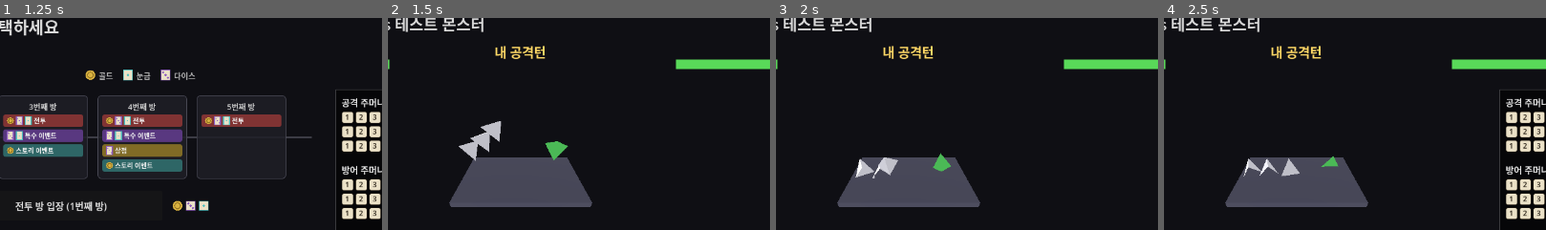
Above: before the commit, frames 1-4 (left to right).
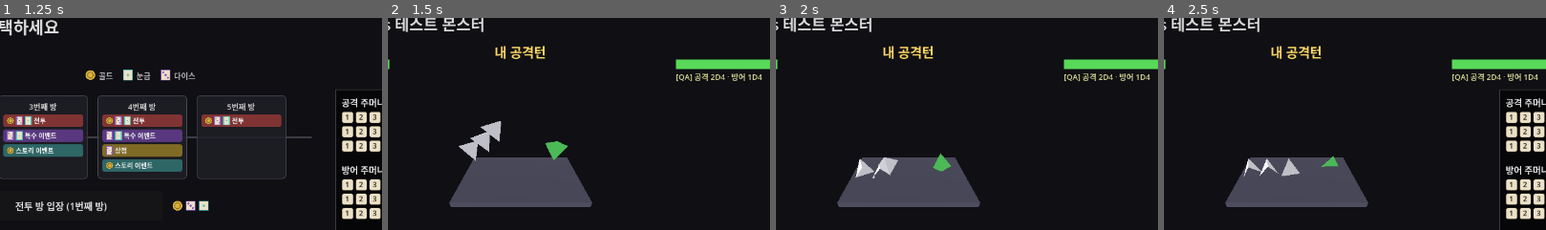
Above: after the commit, the same moments.

Repository: YGseok/ProjectD
Game: Godot game, scene res://code/scenes/character_select.tscn
The game is run twice, just before and just after one commit, with the same random seed, the same clock (stepped at 60 frames per second) and the same inputs.
Inputs:
- Up to frame 1 (1.25 s): click "던전 시작" at 0.5 s
- Up to frame 2 (1.5 s): click "전투 방 입장 (1번째 방)" at 1.25 s
- Up to frame 3 (2 s): no input
- Up to frame 4 (2.5 s): click "덱 보기" at 2 s
The pictures show only the part of the screen within x 33-83%, y 3-53%; the shares and areas given below are measured in that part.

Frame 1 is identical in both runs. In frame 2, 0.4% of the frame differs, in the area x 75-98%, y 26-30%; in frame 3, 0.4%; in frame 4, 0.4%.

Commit message:
feat: 전투 화면 몬스터 HP바 하단에 디버그용 스킬/다이스 정보 표시
INBOX.md 2026-09-14 피드백("몬스터 hp바 하단에 스킬/전투 정보를 알려준다,
개발용으로 추후 제거/간소화 가능")을 반영. combat_test.gd에 순수 함수
_monster_debug_info_text(config)를 추가해 몬스터의 공격/방어 다이스 구성과
기믹(분노 스택/고정값/극단)·보스 강화 여부를 문구로 보여주는
MonsterDebugInfoLabel을 몬스터 HP 막대 바로 아래에 배치. dice_test.gd에
회귀 검증 추가, 전체 PASS. STATUS.md/INBOX.md 인수인계 갱신 및 초과분
아카이브 이관.

Diff:
--- a/code/scenes/combat_test.gd
+++ b/code/scenes/combat_test.gd
@@ -67,6 +67,7 @@
 
 @onready var player_hp_label: Label = $PlayerHPLabel
 @onready var monster_hp_label: Label = $MonsterHPLabel
+@onready var monster_debug_info_label: Label = $MonsterDebugInfoLabel
 @onready var player_hp_bar_fill: ColorRect = $PlayerHPBarFill
 @onready var monster_hp_bar_fill: ColorRect = $MonsterHPBarFill
 @onready var turn_label: Label = $TurnLabel
@@ -264,6 +265,34 @@
 	}
 
 
+## INBOX.md 피드백(2026-09-14) "전투 시, 몬스터 hp바 하단에 해당 몬스터에 대한
+## 스킬/전투 정보를 알려준다. 이는 개발용으로 추후 제거되거나 정보를 간소화시킬 수
+## 있다" — 몬스터 이름에 이미 "[분노]"/"[고정값 4]"/"[극단]"/"[보스]" 같은 태그가
+## 붙어있긴 하지만, 그 태그가 정확히 어떤 규칙인지(임계치 몇 번, D몇으로 바뀌는지
+## 등)는 이름만 봐서는 알 수 없었다. _monster_config_for_room()이 만든 config
+## dict만 받는 순수 함수라 인스턴스 상태 없이(다이스를 실제로 굴리지 않고) 바로
+## 검증 가능(dice_test.gd 참고). 사람이 "너무 장황하다"고 피드백하면 이 함수만
+## 줄이면 되고, 완전히 필요 없다고 하면 _ready()의 호출 한 줄과 이 라벨 노드만
+## 지우면 된다.
+func _monster_debug_info_text(config: Dictionary) -> String:
+	var sides: int = config["dice_sides"]
+	var text := "[QA] 공격 %dD%d · 방어 %dD%d" % [
+		config["attack_count"], sides, config["defense_count"], sides
+	]
+	match config.get("dice_gimmick", ""):
+		"anger_stack":
+			text += "\n기믹: 분노 스택 (공격 최댓값 %d회 -> 다음 공격 1D%d)" % [
+				ANGER_STACK_THRESHOLD, ANGER_DICE_SIDES
+			]
+		"fixed_value":
+			text += "\n기믹: 고정값 (항상 %d만 나옴, 안 굴림)" % config["dice_gimmick_value"]
+		"min_max_only":
+			text += "\n기믹: 극단 (최소·최대값만 나옴)"
+	if config.get("is_boss", false):
+		text += "\n[보스] 공격+2 / 방어+1 / HP x2 강화됨"
+	return text
+
+
 ## QA 전용 — GAME_QA_ROOM_OVERRIDE 환경변수(정수)가 있으면 RunState.rooms_cleared
 ## 대신 그 room_index로 몬스터를 구성한다. RunState 자체는 건드리지 않아(다른 화면/
 ## 다음 판에 영향 없음) 순수 QA 검증용. 방마다 몬스터 다이스 개수/모양(sides)이 실제
@@ -298,6 +327,7 @@
 	monster_color = config["color"]
 	monster_is_boss = config["is_boss"]
 	monster_portrait.set_body_color(monster_color if monster_color.a > 0 else Color(0.5, 0.5, 0.5))
+	monster_debug_info_label.text = _monster_debug_info_text(config)
 
 	player_dice_gimmick = CharacterProfiles.get_profile(RunState.character_id).get("gimmick", "")
 	player_explosive_stacks = 0
--- a/code/scenes/combat_test.tscn
+++ b/code/scenes/combat_test.tscn
@@ -21,6 +21,12 @@
 [sub_resource type="LabelSettings" id="LabelSettings_log"]
 font_size = 16
 font_color = Color(0.75, 0.8, 0.85, 1)
+
+[sub_resource type="LabelSettings" id="LabelSettings_monster_debug"]
+font_size = 13
+font_color = Color(0.85, 0.85, 0.6, 1)
+outline_size = 3
+outline_color = Color(0.05, 0.05, 0.05, 1)
 
 [sub_resource type="Environment" id="Environment_1"]
 ambient_light_source = 2
@@ -169,6 +175,15 @@
 
 [node name="DiceRoot" type="Node3D" parent="DiceViewportContainer/DiceViewport"]
 
+[node name="MonsterDebugInfoLabel" type="Label" parent="."]
+offset_left = 900.0
+offset_top = 118.0
+offset_right = 1270.0
+offset_bottom = 188.0
+autowrap_mode = 2
+text = ""
+label_settings = SubResource("LabelSettings_monster_debug")
+
 [node name="CustomizeToggleButton" type="Button" parent="."]
 offset_left = 985.0
 offset_top = 20.0
--- a/code/scenes/dice_test.gd
+++ b/code/scenes/dice_test.gd
@@ -59,6 +59,10 @@
 	lines.append("")
 	lines.append("[몬스터 난이도 스케일링 검증: combat_test.gd _monster_config_for_room]")
 	all_pass = _check_monster_config_scaling(lines) and all_pass
+
+	lines.append("")
+	lines.append("[몬스터 디버그 정보 문구 검증: combat_test.gd _monster_debug_info_text]")
+	all_pass = _check_monster_debug_info_text(lines) and all_pass
 
 	lines.append("")
 	lines.append("[몬스터 특이 다이스 검증: dice_bag.gd force_min_max_faces/force_fixed_value / combat_test.gd dice_gimmick]")
@@ -568,6 +572,57 @@
 	return ok
 
 
+## combat_test.gd의 _monster_debug_info_text(config)는 INBOX.md 피드백(2026-09-14)
+## "전투 시, 몬스터 hp바 하단에 해당 몬스터에 대한 스킬/전투 정보를 알려준다"를 구현한
+## 순수 함수 — _monster_config_for_room()이 만든 config dict만 받아 텍스트를 만들고
+## 인스턴스 상태(다이스 굴림 등)를 쓰지 않으므로 다이스를 실제로 굴리지 않고도 검증
+## 가능(_check_monster_config_scaling과 같은 패턴).
+func _check_monster_debug_info_text(lines: PackedStringArray) -> bool:
+	var ok := true
+	var script := load("res://code/scenes/combat_test.gd")
+	var combat = script.new()
+
+	# room0(슬라임, 기믹 없음): 공격/방어 다이스 구성만 나오고 기믹/보스 줄은 없어야 한다.
+	var room0_text: String = combat._monster_debug_info_text(combat._monster_config_for_room(0))
+	var room0_ok: bool = room0_text.contains("공격 2D4") and room0_text.contains("방어 1D4") \
+		and not room0_text.contains("기믹") and not room0_text.contains("보스")
+	ok = room0_ok and ok
+	lines.append("  room0(슬라임, 기믹 없음): %s -> %s" % [
+		room0_text.replace("\n", " / "), "OK" if room0_ok else "FAIL"
+	])
+
+	# room1(고블린, anger_stack): 분노 스택 임계치/굴림 면 수가 문구에 그대로 드러나야 한다.
+	var room1_text: String = combat._monster_debug_info_text(combat._monster_config_for_room(1))
+	var room1_ok: bool = room1_text.contains("분노 스택") \
+		and room1_text.contains(str(combat.ANGER_STACK_THRESHOLD)) \
+		and room1_text.contains("1D%d" % combat.ANGER_DICE_SIDES)
+	ok = room1_ok and ok
+	lines.append("  room1(고블린, anger_stack): %s -> %s" % [
+		room1_text.replace("\n", " / "), "OK" if room1_ok else "FAIL"
+	])
+
+	# room3(오크, fixed_value): 고정값 자체가 문구에 그대로 드러나야 한다.
+	var room3_config = combat._monster_config_for_room(3)
+	var room3_text: String = combat._monster_debug_info_text(room3_config)
+	var room3_ok: bool = room3_text.contains("고정값") \
+		and room3_text.contains(str(room3_config["dice_gimmick_value"]))
+	ok = room3_ok and ok
+	lines.append("  room3(오크, fixed_value=%d): %s -> %s" % [
+		room3_config["dice_gimmick_value"], room3_text.replace("\n", " / "), "OK" if room3_ok else "FAIL"
+	])
+
+	# room4(다크 나이트, min_max_only + 보스): 극단 기믹 문구와 보스 강화 문구가 둘 다 있어야 한다.
+	var room4_text: String = combat._monster_debug_info_text(combat._monster_config_for_room(RunState.TOTAL_ROOMS - 1))
+	var room4_ok: bool = room4_text.contains("극단") and room4_text.contains("보스")
+	ok = room4_ok and ok
+	lines.append("  room4(다크 나이트, min_max_only + 보스): %s -> %s" % [
+		room4_text.replace("\n", " / "), "OK" if room4_ok else "FAIL"
+	])
+
+	combat.free()
+	return ok
+
+
 ## dice_bag.gd의 force_min_max_faces()/force_fixed_value()/count_max_rolls()는 INBOX.md
 ## 피드백(2026-09-09, "몬스터별 다이스 특이 특징" 예시 3개: "모든 주사위 눈이 min과
 ## max로만 이루어져 있다" / "주사위 값 x가 고정 데미지로 들어간다" / "주사위 x가 나올
Not shown, changed: docs/INBOX_ARCHIVE.md
Not shown, changed: docs/STATUS.md
Not shown, changed: docs/STATUS_ARCHIVE.md
Not shown, changed: docs/feedback/INBOX.md
